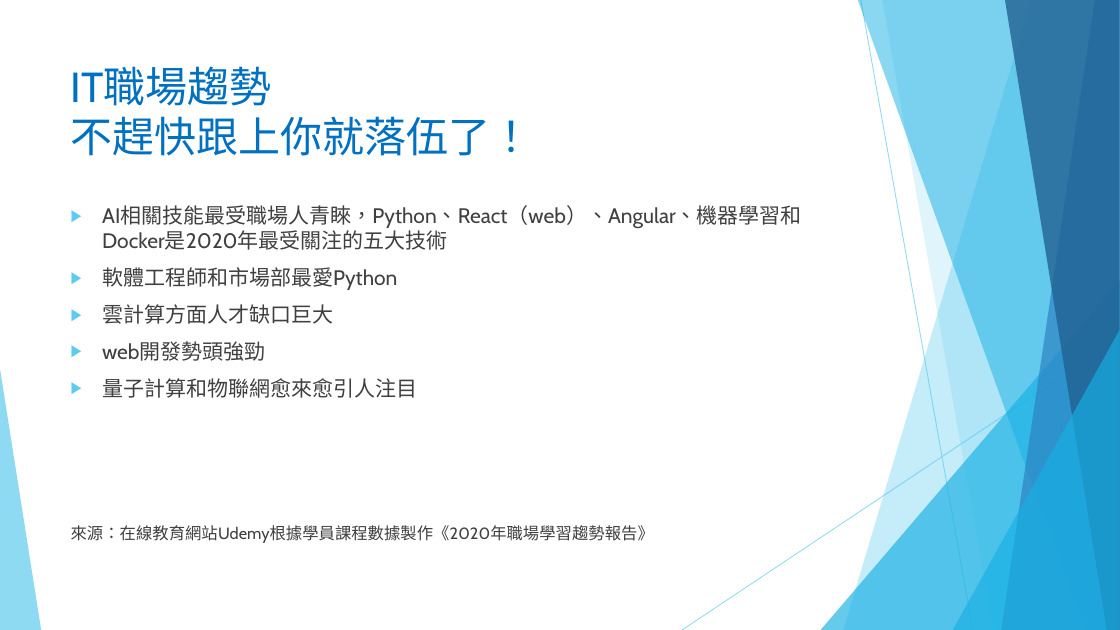
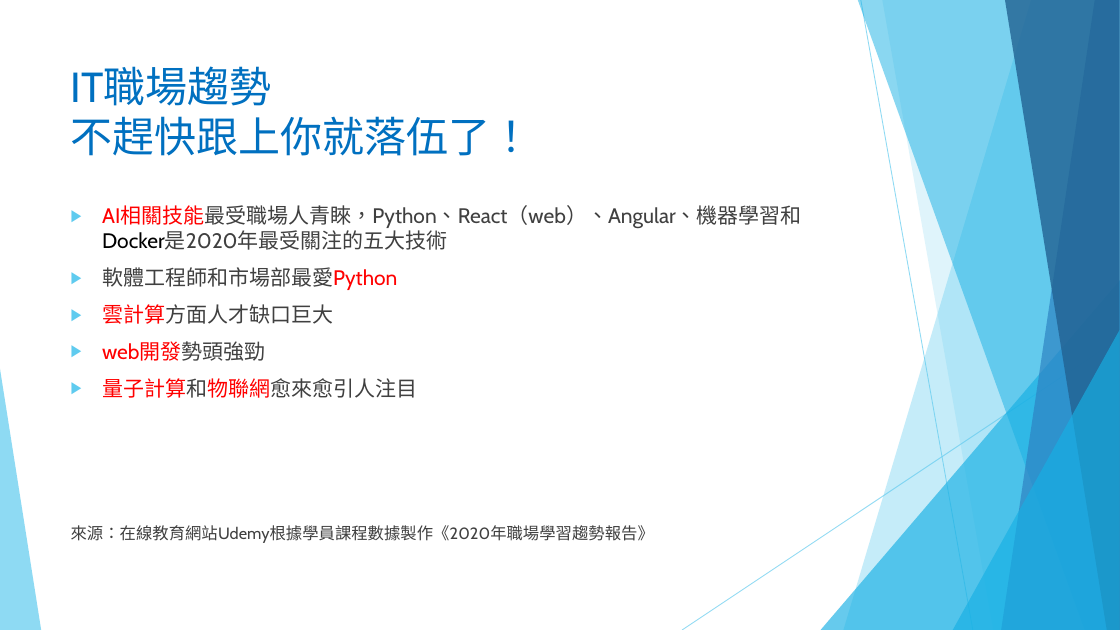
Before and after one commit to liulawsi/My_PPTs, a slide deck: slide 2 of LCC/Python/00a_IT職場新趨勢.pptx. Drawn at 1120x630 pixels with LibreOffice and Linux fonts; fonts in the diff are those of the drawing; background and template pictures are left out. Boxes give left, top, right and bottom in pixels: in the first picture for what was removed or moved away, otherwise in the second. Text is boxed around its words. In the diff, an @@ line names an element or a change of style, - is before the commit and + after.

```diff
--- a/LCC/Python/00a_IT職場新趨勢.pptx
+++ b/LCC/Python/00a_IT職場新趨勢.pptx
@@ text at (102,205,802,398): text colour #404040 to #FF0000 in "AI相關技能最受職場人青睞，Python、React（web）、Angular、機器學習和Docker是2020年最受關 ...", "軟體工程師和市場部最愛Python", "雲計算方面人才缺口巨大", "web開發勢頭強勁" and 1 more places; text colour #404040 to #000000 in "AI相關技能最受職場人青睞，Python、React（web）、Angular、機器學習和Docker是2020年最受關 ..." @@
```
Also in this commit, not shown: 2 other slides changed, 2 other files.
